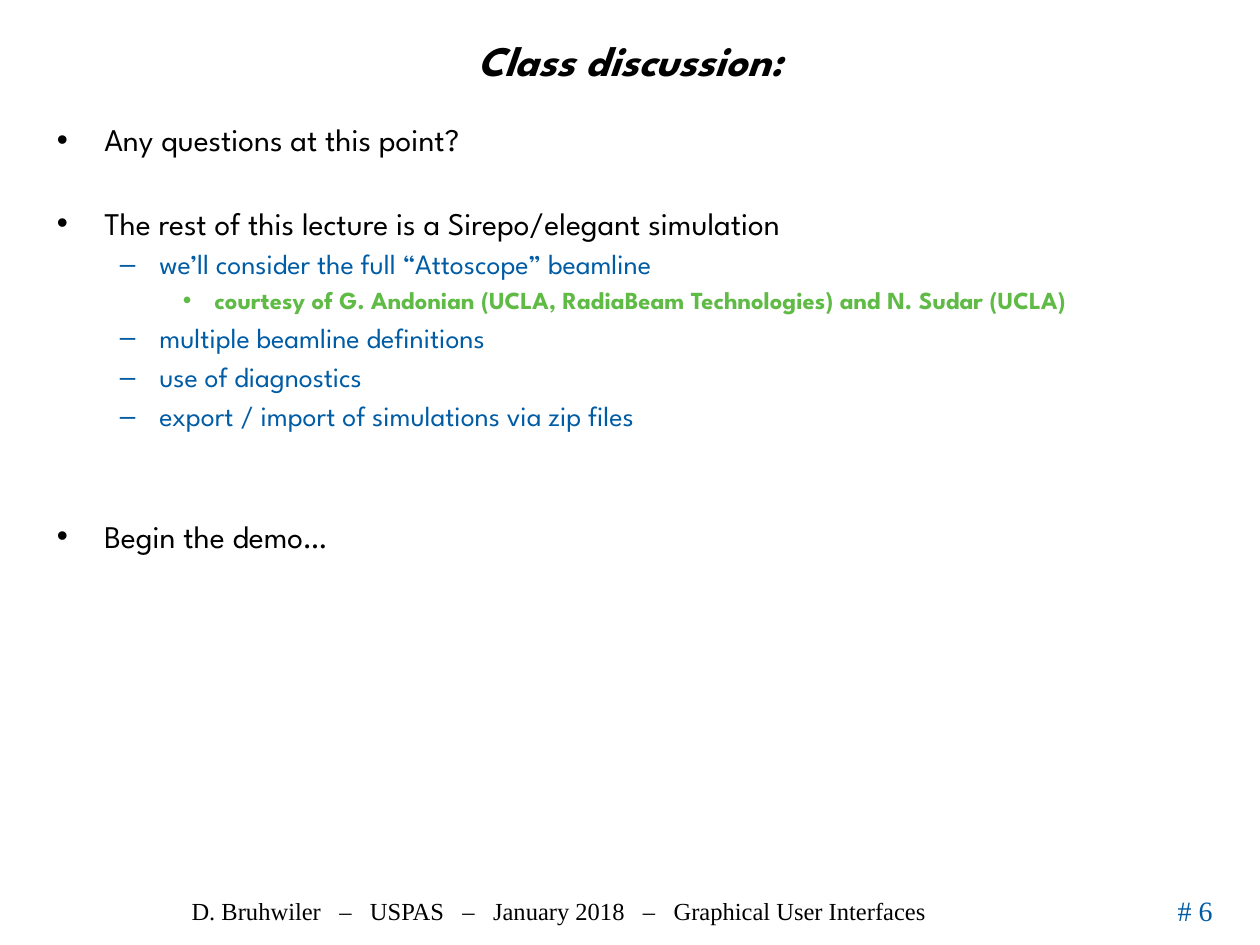
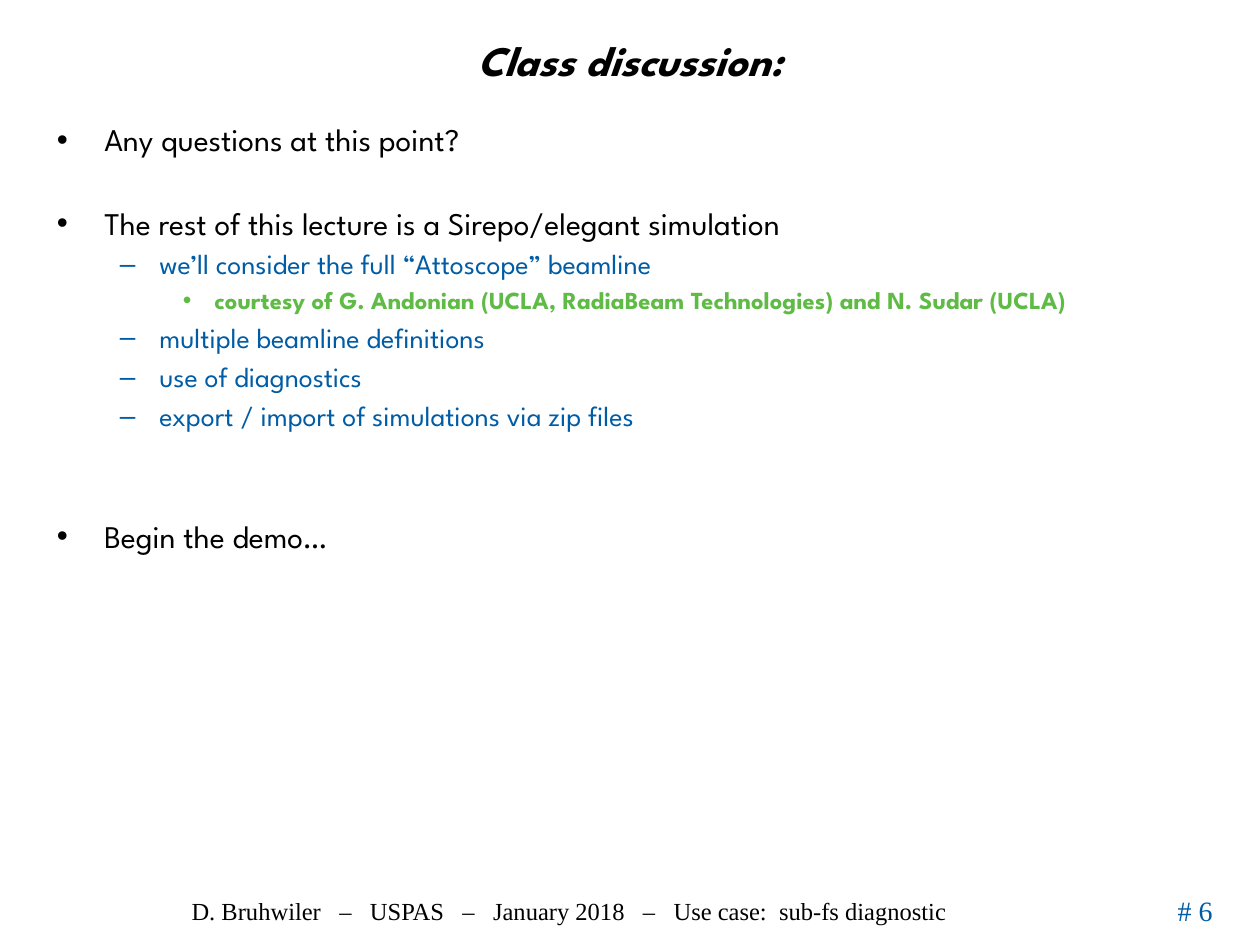
Before and after one commit to uspas/simbeamplasma18, a slide deck: slide 6 of fs_diagnostic/05_fs_diag.pptx. Drawn at 1260x945 pixels with LibreOffice and Linux fonts; fonts in the diff are those of the drawing; background and template pictures are left out. Boxes give left, top, right and bottom in pixels: in the first picture for what was removed or moved away, otherwise in the second. Text is boxed around its words. In the diff, an @@ line names an element or a change of style, - is before the commit and + after.

```diff
--- a/fs_diagnostic/05_fs_diag.pptx
+++ b/fs_diagnostic/05_fs_diag.pptx
@@ text at (x1=192, y1=902, x2=946, y2=925): text changed @@
-D. Bruhwiler – USPAS – January 2018 – Graphical User Interfaces
+D. Bruhwiler – USPAS – January 2018 – Use case: sub-fs diagnostic
```
Also in this commit, not shown: 3 other slides changed, 3 other files.
